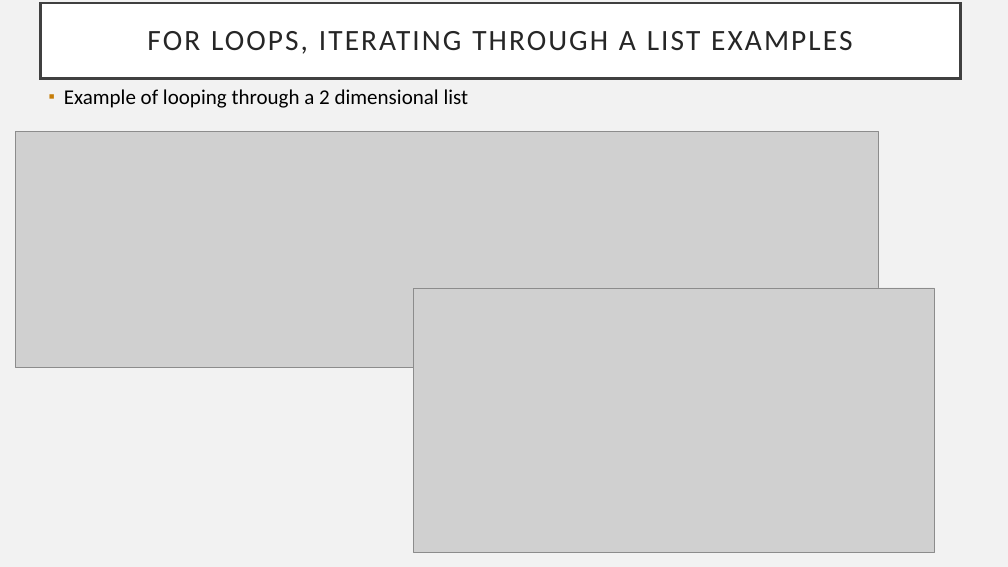
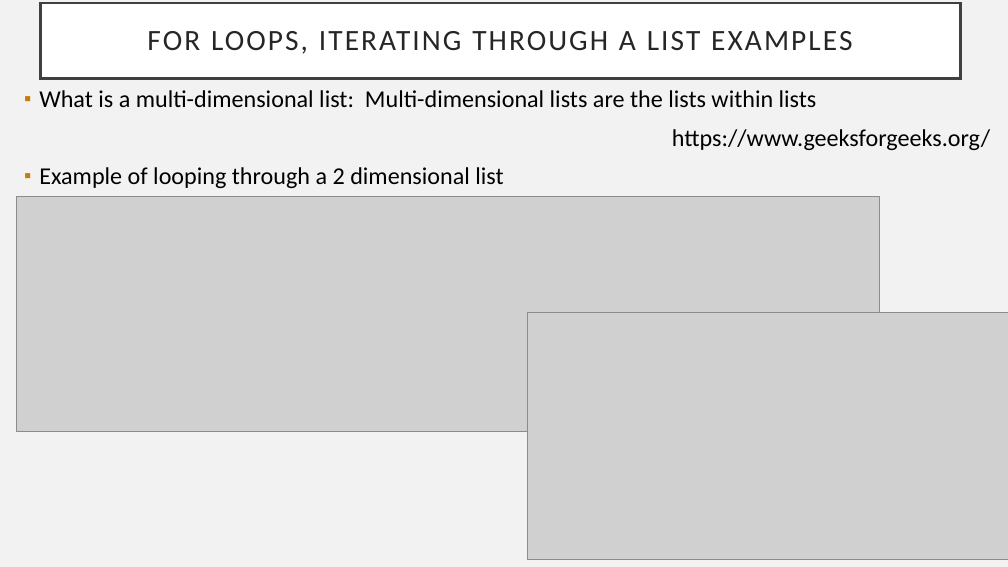
Before and after one commit to thoufer/IntroPythonDataTraining, a slide deck: slide 24 of additional_resources/HandsOnPythonClass_June25_2020.pptx. Drawn at 1008x567 pixels with LibreOffice and Linux fonts; fonts in the diff are those of the drawing; grey boxes stand for pictures. Boxes give left, top, right and bottom in pixels: in the first picture for what was removed or moved away, otherwise in the second. Text is boxed around its words. In the diff, an @@ line names an element or a change of style, - is before the commit and + after.

```diff
--- a/additional_resources/HandsOnPythonClass_June25_2020.pptx
+++ b/additional_resources/HandsOnPythonClass_June25_2020.pptx
@@ text "What is a multi-dimensional list: ...": place and size @@
-text "What is a multi-dimensional list: ..." at box(64, 89, 469, 108)
+text "What is a multi-dimensional list: ..." at box(39, 90, 990, 188)
@@ text at box(39, 90, 990, 150): paragraphs added @@
+▪ What is a multi-dimensional list: Multi-dimensional lists are the lists within lists
+https://www.geeksforgeeks.org/
@@ text at box(39, 167, 503, 188): size 20 to 23 pt in "Example of looping through a 2 dimensional ..." @@
@@ picture: place and size @@
-picture at box(16, 132, 879, 367)
+picture at box(17, 197, 879, 432)
@@ picture: place and size @@
-picture at box(414, 288, 935, 553)
+picture at box(528, 312, 1008, 559)
```
Also in this commit, not shown: 15 other slides changed.
